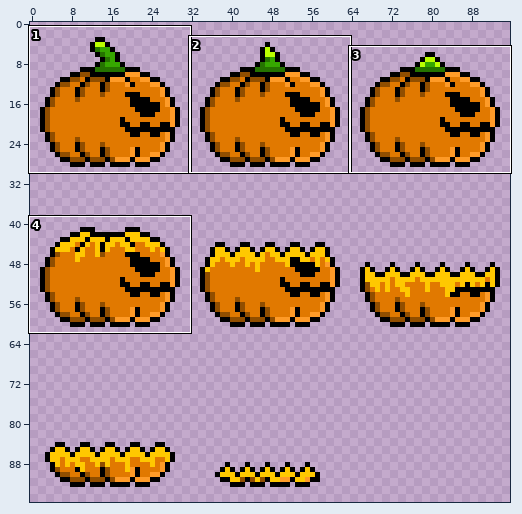
A sprite sheet gets an edit: Assets/Sprites/PacPumpkin/PacPumpkinDead.png. Above: a wide view before the commit, with the close-up outlined.
Close-up. Earlier state:
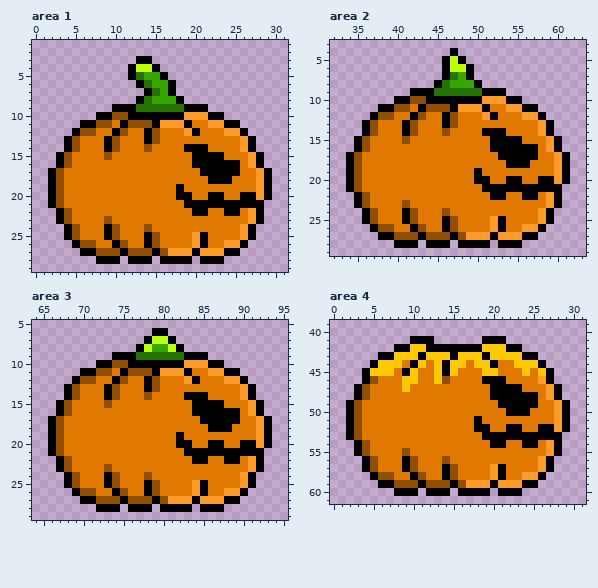
The file is 96x96 pixels. Colours within 5 levels of each other are drawn and written as one. Shown: area 1: x 0..31, y 1..29; area 2: x 32..63, y 3..29; area 3: x 64..95, y 5..29; area 4: x 0..31, y 39..61. The commit also changed other parts of the picture, which this record leaves out.
New version:
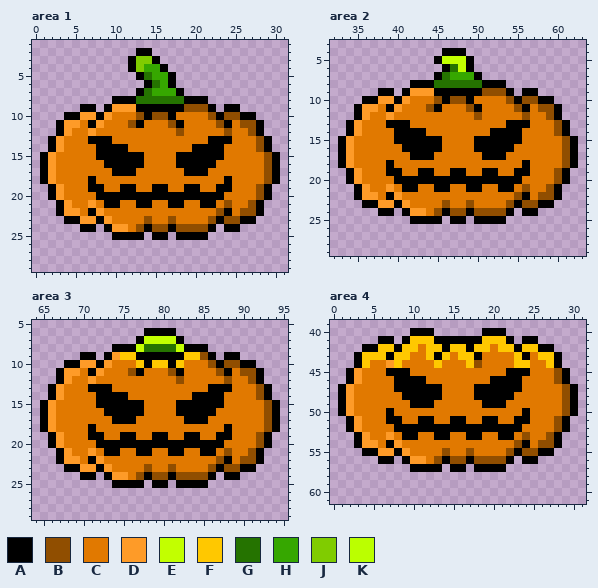
Palette (. is transparent): A #000000  B #904e00  C #e17900  D #fe9b28  E #c2ff00  F #ffc800  G #257300  H #36a700  J #80cc00  K #bbff00
Change:
Changed rows in their new state; - is an unchanged pixel.
Area 1:
first column x 1:
 2 ------------AA----------------
 3 -----------AJJA---------------
 4 ------------JHHA--------------
 5 -----------.AG-HA-------------
 6 ------------.AG---------------
 7 ------------AGH-HA------------
 8 ---------AAAG-GGGGAAA---------
 9 -----AA-ADDDAAAAAABBBA-AA-----
10 ---AADD-DCCCB-BB-CCCCB-BBAA---
11 --ADDC-DC-C-ACCCBAC--CB-CBBA--
12 --ADCCD--CC--CC--BCC---BCCBA--
13 -ADCC-AA-C---CC------AAA-CCBA-
14 -ADCC--A-AA--C----C--AA--CCBA-
15 ADCC---AAAAAA----AA-------CCBA
16 ADCC----AAAAA----AA---CCC-CCBA
17 ADC------AAA------AA-CCCC--CBA
18 ADC---A--------------CC----CBA
19 --D---AA--AA--AA-CAA--AA---B--
20 --D----AAAAAAAAAA--AA----CCB--
21 -.AD--D-AA--AA--AACC--CBCCB---
22 ---DD-AD-----------CC-B-CBB---
23 --.AADDAD----B--B----BABBAA.--
24 ---..AA.-DD-BABBABBBBA.AA..---
25 ---......AAAA.AA.AAA-......---
26 ----......................----
27 -----....................-----
28 -------...-...-....-...-------
Area 2:
first column x 33:
 4 -------------A-A--------------
 5 ------------AEEEA-------------
 6 --------------GE--------------
 7 ------------AGH-HA------------
 8 ---------AAAG-GGGGAAA---------
 9 -----AA-ADDDAAAAAABBBA-AA-----
10 ---AADD-DCCCB-BB-CCCCB-BBAA---
11 --ADDC-DC-C-ACCCBAC--CB-CBBA--
12 --ADCCD--CC--CC--BCC---BCCBA--
13 -ADCC-AA-C---CC------AAA-CCBA-
14 -ADCC--A-AA--C----C--AA--CCBA-
15 ADCC---AAAAAA----AA-------CCBA
16 ADCC----AAAAA----AA---CCC-CCBA
17 ADC------AAA------AA-CCCC--CBA
18 ADC---A--------------CC----CBA
19 --D---AA--AA--AA-CAA--AA---B--
20 --D----AAAAAAAAAA--AA----CCB--
21 -.AD--D-AA--AA--AACC--CBCCB---
22 ---DD-AD-----------CC-B-CBB---
23 --.AADDAD----B--B----BABBAA.--
24 ---..AA.-DD-BABBABBBBA.AA..---
25 ---......AAAA.AA.AAA-......---
26 ----......................----
27 -----....................-----
28 -------...-...-....-...-------
Area 3:
first column x 65:
 6 -------------A--A-------------
 7 ------------AEEEEA------------
 8 ---------AAAEGGGGEAAA---------
 9 -----AA-ADFFAAAAAAFFBA-AA-----
10 ---AADD-DCCCF-FF-FCCCB-BBAA---
11 --ADDC-DC-C-ACCCBAC--CB-CBBA--
12 --ADCCD--CC--CC--BCC---BCCBA--
13 -ADCC-AA-C---CC------AAA-CCBA-
14 -ADCC--A-AA--C----C--AA--CCBA-
15 ADCC---AAAAAA----AA-------CCBA
16 ADCC----AAAAA----AA---CCC-CCBA
17 ADC------AAA------AA-CCCC--CBA
18 ADC---A--------------CC----CBA
19 --D---AA--AA--AA-CAA--AA---B--
20 --D----AAAAAAAAAA--AA----CCB--
21 -.AD--D-AA--AA--AACC--CBCCB---
22 ---DD-AD-----------CC-B-CBB---
23 --.AADDAD----B--B----BABBAA.--
24 ---..AA.-DD-BABBABBBBA.AA..---
25 ---......AAAA.AA.AAA-......---
26 ----......................----
27 -----....................-----
28 -------...-...-....-...-------
Area 4:
first column x 1:
40 ---------AAA------AAA---------
41 -----AA-AFFFAAAAAAFFFA-AA-----
42 ---AAFF-F-CFF-FF-F-C-F-FFAA---
43 --AFFF---CC-A-C--ACCCC--CFFA--
44 --AFCCD--CC--CCCFBCC----CCFA--
45 -ADCCCAA-C--CCC---CC-AAA-CCBA-
46 -ADCC--AAAA-CC----C--AA--CCBA-
47 ADCC---AAAAAA----AA-------CCBA
48 ADCC----AAAAA----AA---CCC-CCBA
49 ADC------AAA------AA-CCCC--CBA
50 ADC---A--------------CC----CBA
51 --D---AA--AA--AA-CAA--AA---B--
52 --D----AAAAAAAAAA--AA----CCB--
53 -.AD--D-AA--AA--AACC--CBCCB---
54 ---DD-AD-----------CC-B-CBB---
55 --.AADDAD----B--B----BABBAA.--
56 ---..AA.-DD-BABBABBBBA.AA..---
57 ---......AAAA.AA.AAA-......---
58 ----......................----
59 -----....................-----
60 -------...-...-....-...-------
Boxes around the changes in both close-ups, in picture pixels (x1, y1, x2, y2):
changed: (40, 48, 280, 264)
changed: (338, 48, 578, 248)
changed: (40, 328, 280, 512)
changed: (338, 328, 578, 496)
